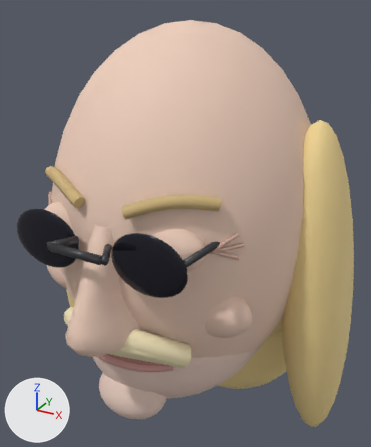
Two versions of the glTF model app/tower/figuren/flex_teile.glb, one commit apart.
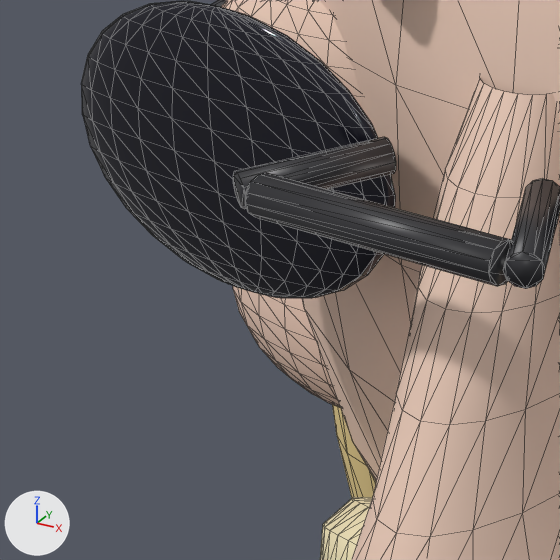
The first picture shows the older version from a 50 mm camera at (0.238, -0.442, 0.354) aimed at (-0.006, 0.003, 0.131). The close-ups show the older and then the newer version on the part from 0% to 30% of the width and 47% to 71% of the height of that picture. Only the edits that show in the close-ups are written down. Every picture has the same lights, and +X, +Y and +Z are marked at lower left. The close-ups show mesh edges as thin lines. Where no turn or scale is listed for an object, it has been applied to the vertices. Vertices at exactly the same position are counted once.

The older version as bpy lines, for what is in view:
```python
me_kopf_rund = bpy.data.meshes.new('kopf_rund')
me_kopf_rund.from_pydata(...)  # a UV sphere (32 segments, 18 rings, poles along z) spanning x -0.132..0.132, y -0.15..0.15, z -0.185..0.185
me_kopf_rund.materials.append(mat_flex_haut)  # beige #efcebc
me_nase = bpy.data.meshes.new('nase')
me_nase.from_pydata(...)  # 110 vertices, 180 faces; spans x -0.028..0.028, y -0.1934..-0.1324, z 0.075..0.188
me_nase.materials.append(mat_flex_haut)  # beige #efcebc
me_wange_r = bpy.data.meshes.new('wange_r')
me_wange_r.from_pydata(...)  # a UV sphere (24 segments, 14 rings, poles along z) spanning x -0.034..0.034, y -0.017..0.017, z -0.024..0.024
me_wange_r.materials.append(mat_flex_wange)  # beige #efcebc
ob_kopf_rund = bpy.data.objects.new('kopf_rund', me_kopf_rund)
ob_kopf_rund.location = (0.0, 0.0, 0.15)
ob_nase = bpy.data.objects.new('nase', me_nase)
ob_nase.location = (0.0, 0.0, 0.0)
ob_wange_r = bpy.data.objects.new('wange_r', me_wange_r)
ob_wange_r.location = (-0.078, -0.0974, 0.105)
# also in view: 'bart' at (-0.035, -0.139, 0.08); 'steg_seite.001' at (0.021, -0.17, 0.178); 'lid_r' at (-0.05, -0.126, 0.172); 'haar_seite' at (-0.138, 0.014, 0.085); 'steg' at (0.0, -0.18, 0.178)
```
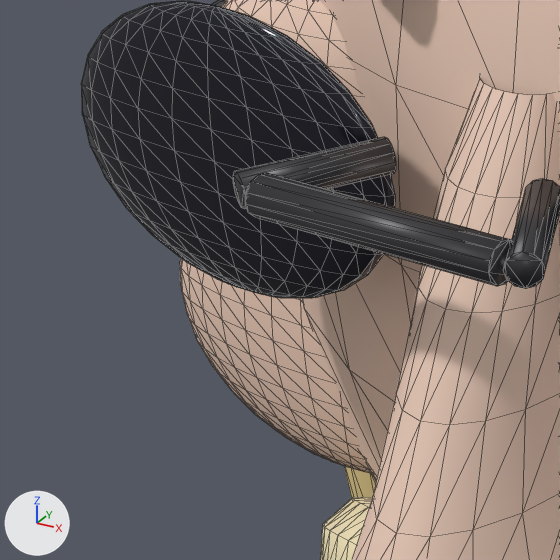
Diff of the bpy script that builds the scene:
```diff
--- a/app/tower/figuren/flex_teile.glb.py
+++ b/app/tower/figuren/flex_teile.glb.py
@@ me_wange_r @@
 # used by ob_wange_r; location = (-0.078, -0.0974, 0.105)
-me_wange_r.from_pydata(...)  # 314 vertices, 624 faces; spans x -0.034..0.034, y -0.017..0.017, z -0.024..0.024
-me_wange_r.materials.append(mat_flex_wange)  # beige #efcebc
+me_wange_r.from_pydata(...)  # 546 vertices, 1088 faces; spans x -0.04..0.04, y -0.0105..0.0105, z -0.031..0.031
+# me_wange_r part 1: 314 vertices removed from x -0.034..0.034, y -0.017..0.017, z -0.024..0.024; 546 vertices added at x -0.04..0.04, y -0.0105..0.0105, z -0.031..0.031, forming a UV sphere (32 segments, 18 rings, poles along z)
+me_wange_r.materials.append(mat_flex_haut)  # beige #efcebc
@@ ob_wange_r @@
 ob_wange_r = bpy.data.objects.new('wange_r', me_wange_r)
-ob_wange_r.location = (-0.078, -0.0974, 0.105)
+ob_wange_r.location = (-0.074, -0.112, 0.108)
```

Location of each change, (x1, y1, x2, y2) in pixels of the close-ups (560 x 560 px):
'wange_r', reshaped, moved: before (233, 286, 341, 408); after (180, 258, 371, 473)
